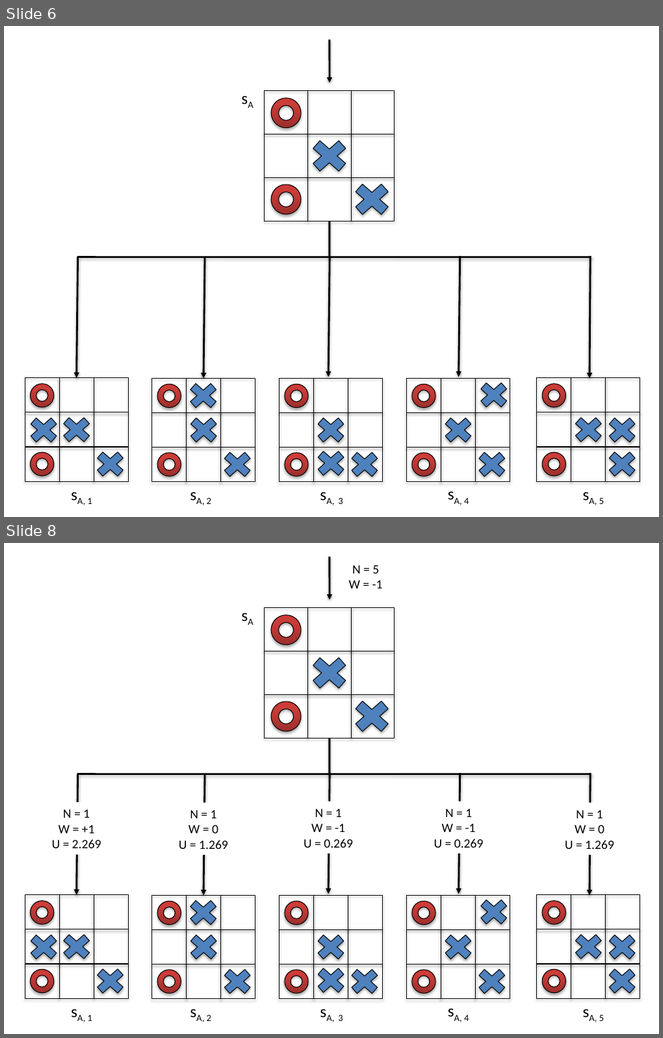
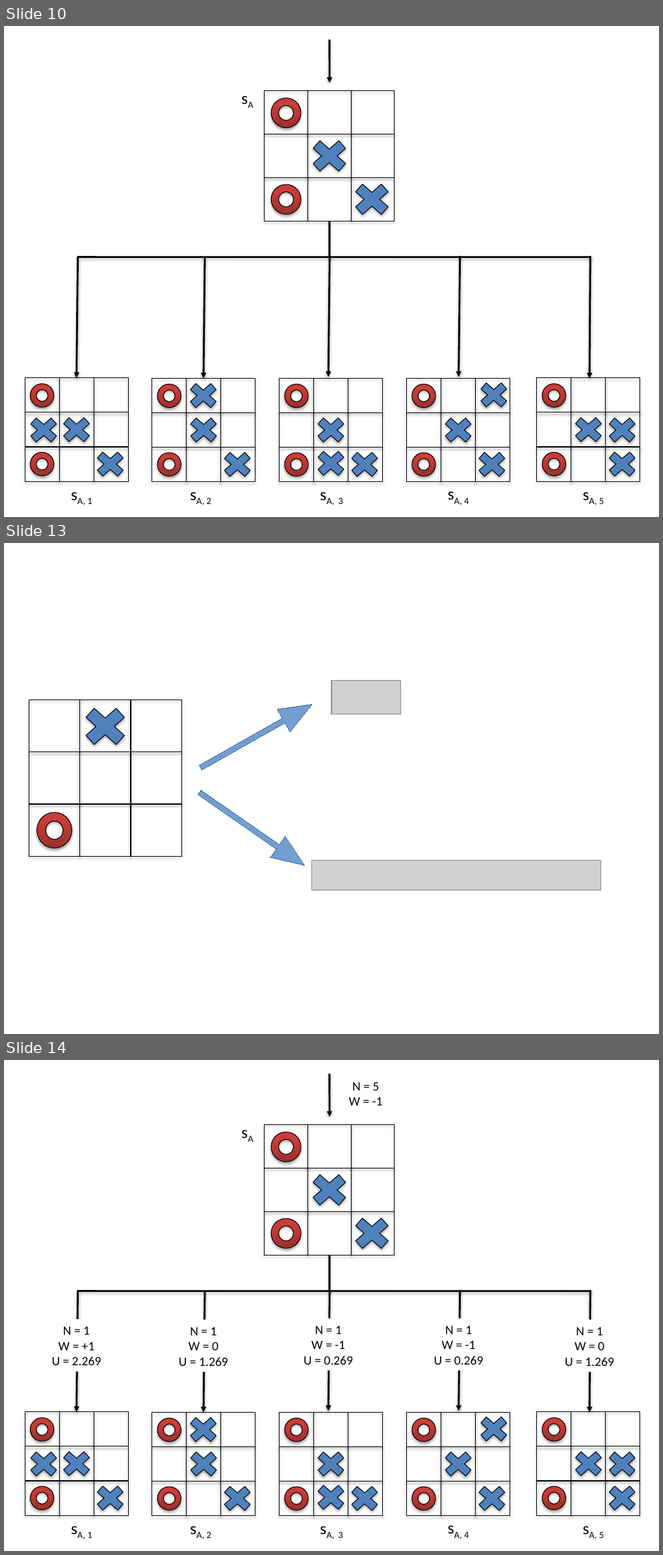
Before and after one commit to petosa/simple-alpha-zero, a slide deck: project_webpage/Diagrams.pptx. Shown one above the other, each under a label of ours: slides 6 and 8 before the commit, slides 10, 13 and 14 after it; the slides between them are not shown. The pictures are 663x1038 and 663x1555 pixels, drawn with LibreOffice and Linux fonts; fonts in the diff are those of the drawing; grey boxes stand for pictures. Boxes give left, top, right and bottom in pixels: in the first picture for what was removed or moved away, otherwise in the second. Text is boxed around its words. In the diff, an @@ line names an element or a change of style, - is before the commit and + after.

```diff
--- a/project_webpage/Diagrams.pptx
+++ b/project_webpage/Diagrams.pptx
@@ slide 13 added at (x1=4, y1=543, x2=659, y2=1034), background #FFFFFF @@
@@ freeform shape added at (x1=194, y1=693, x2=319, y2=778), fill #729FCF, outline #3465A4 0.75 pt @@
@@ picture added at (x1=332, y1=681, x2=400, y2=715) @@
@@ rectangle added at (x1=29, y1=700, x2=80, y2=752), outline #000000 0.75 pt @@
@@ cross added at (x1=76, y1=700, x2=135, y2=753), fill #4F81BD, outline #000000 0.75 pt @@
@@ rectangle added at (x1=80, y1=700, x2=131, y2=752), outline #000000 0.75 pt @@
@@ rectangle added at (x1=131, y1=700, x2=181, y2=752), outline #000000 0.75 pt @@
@@ rectangle added at (x1=29, y1=752, x2=80, y2=804), outline #000000 0.75 pt @@
@@ rectangle added at (x1=80, y1=752, x2=131, y2=804), outline #000000 0.75 pt @@
@@ rectangle added at (x1=131, y1=752, x2=181, y2=804), outline #000000 0.75 pt @@
@@ freeform shape added at (x1=192, y1=782, x2=311, y2=876), fill #729FCF, outline #3465A4 0.75 pt @@
@@ rectangle added at (x1=29, y1=804, x2=80, y2=856), outline #000000 0.75 pt @@
@@ donut added at (x1=36, y1=813, x2=72, y2=849), fill gradient #9C2F2D to #CB3E3A to #CE3B37, outline #000000 0.75 pt @@
@@ rectangle added at (x1=80, y1=804, x2=131, y2=856), outline #000000 0.75 pt @@
@@ rectangle added at (x1=131, y1=804, x2=181, y2=856), outline #000000 0.75 pt @@
@@ picture added at (x1=312, y1=861, x2=601, y2=890) @@
@@ what was slide 6 is now slide 10 @@
@@ what was slide 8 is now slide 14 @@
```
Also in this commit, not shown: 7 other slides added, 1 slide removed, 4 other files.
